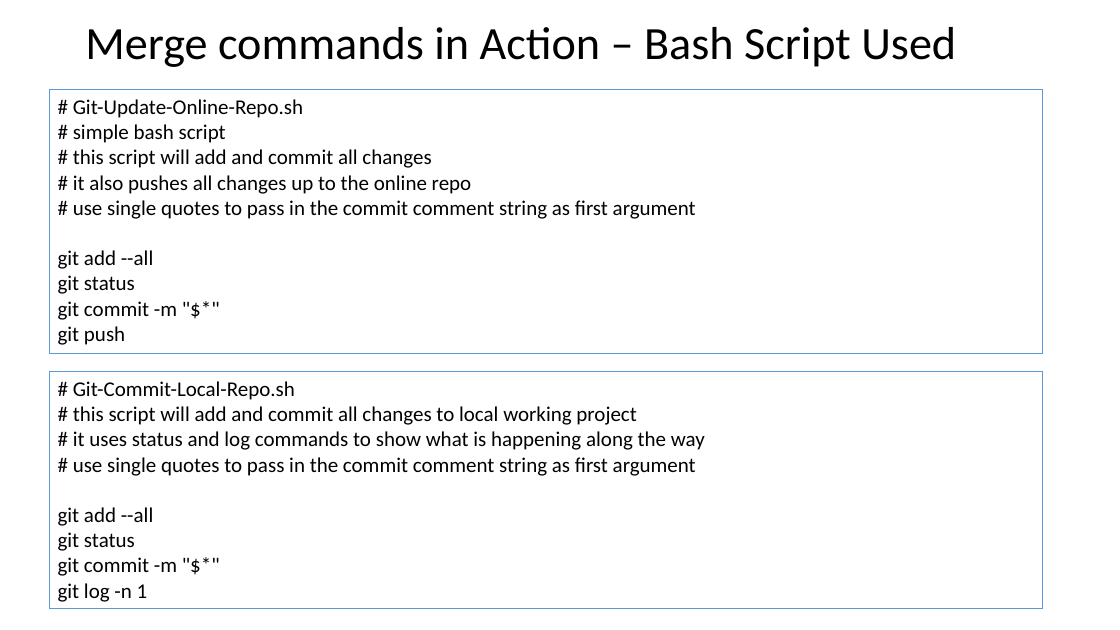
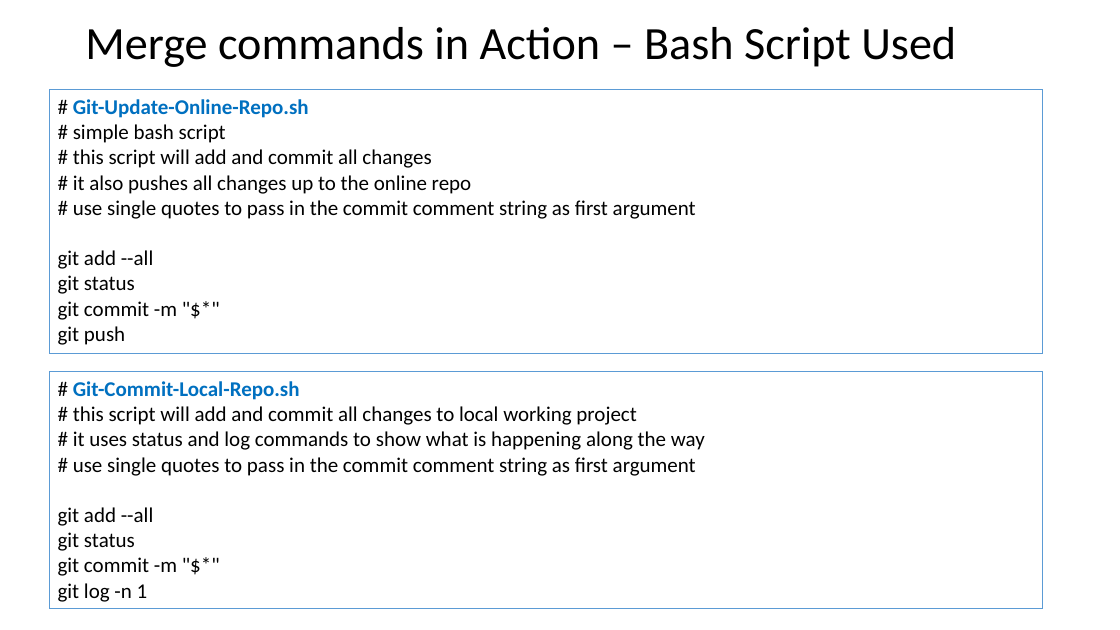
Before and after one commit to TheMitchWorksPro/DevEnv-SetUp-Help, a slide deck: slide 11 of GitHub_win7/Git Branching Example - Lesson3.pptx. Drawn at 1120x630 pixels with LibreOffice and Linux fonts; fonts in the diff are those of the drawing. Boxes give left, top, right and bottom in pixels: in the first picture for what was removed or moved away, otherwise in the second. Text is boxed around its words. In the diff, an @@ line names an element or a change of style, - is before the commit and + after.

Commit message:
updates to .sh files, ppt branching lesson 3, and Thumbs.db

```diff
--- a/GitHub_win7/Git Branching Example - Lesson3.pptx
+++ b/GitHub_win7/Git Branching Example - Lesson3.pptx
@@ text in rectangle at [73,99,309,118]: text colour #000000 to #0070C0, bold on in "Git-Update-Online-Repo.sh" @@
@@ text in rectangle at [73,381,300,400]: text colour #000000 to #0070C0, bold on in "Git-Commit-Local-Repo.sh" @@
```
Also in this commit, not shown: 3 other files.
